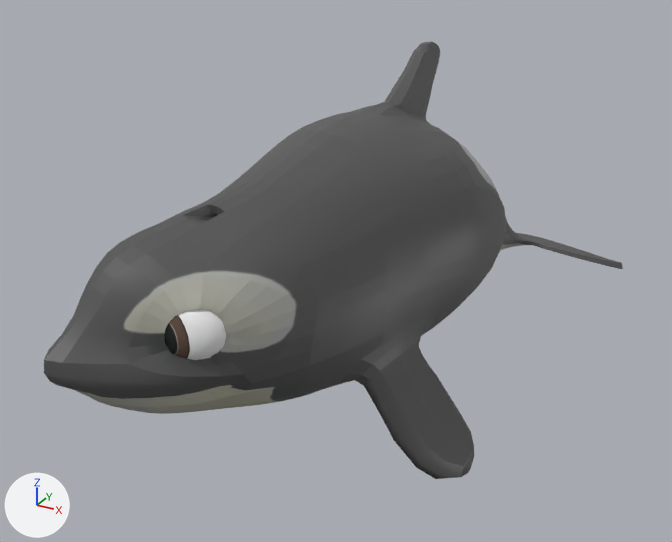
Two versions of the FBX model FirstPersonWhale/Assets/Animation/scarlet_point_behind.fbx, one commit apart.
Camera for both pictures: a 50 mm camera at (1.31, -2.86, 1.58) aimed at (-0.19, -0.14, 0.22). Arrows for +X, +Y and +Z are at lower left; the lights stay in place. Both versions are drawn at frame 7 of the action 'Take 001'; the numbers are the values there.

In view in the first picture: 'luna:left_eye_geo', 'luna:luna_geo'.
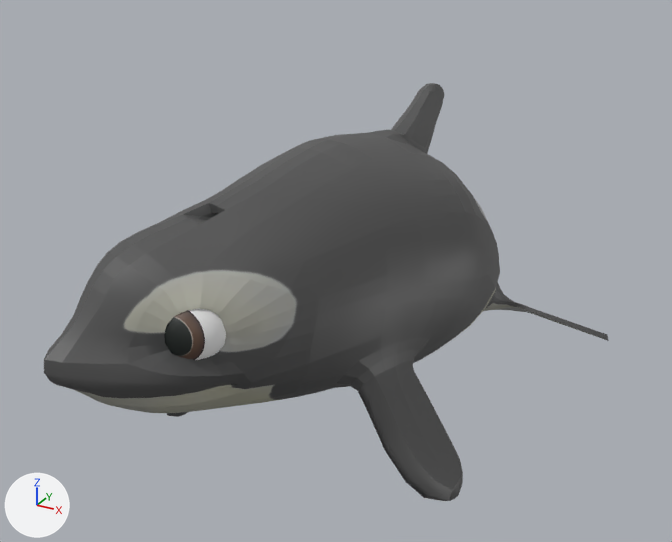
What differs and where, as boxes (x1, y1, x2, y2) in the pictures (672 x 542 px):
'luna:luna_geo', posed: before (44, 41, 623, 479); after (44, 83, 609, 501)
bone 'luna:center_root_bind_joint', root to tip: before (279, 282) to (276, 178); after (279, 281) to (285, 175)
bone 'luna:center_neck_bind_joint', root to tip: before (279, 282) to (277, 232); after (279, 281) to (277, 232)
bone 'luna:left_eye_bind_joint', root to tip: before (195, 322) to (195, 284); after (195, 322) to (196, 282)
bone 'luna:right_eye_bind_joint', root to tip: before (142, 286) to (149, 320); after (142, 286) to (146, 320)

The change in detail:
Bone 'luna:center_root_bind_joint' (bone_luna_center_root_bind_joint) turns from (0, 0, -2) to (0, 0, -11) degrees about its own x, y and z.
Bone 'luna:center_neck_bind_joint' (bone_luna_center_neck_bind_joint) turns from (0, -11, 3) to (0, -11, 11) degrees about its own x, y and z.
Bone 'luna:left_eye_bind_joint' (bone_luna_left_eye_bind_joint) turns from (0, 3, 4) to (4, 24, 9) degrees about its own x, y and z.
Bone 'luna:right_eye_bind_joint' (bone_luna_right_eye_bind_joint) turns from (-2, 19, -5) to (0, -2, 0) degrees about its own x, y and z.
